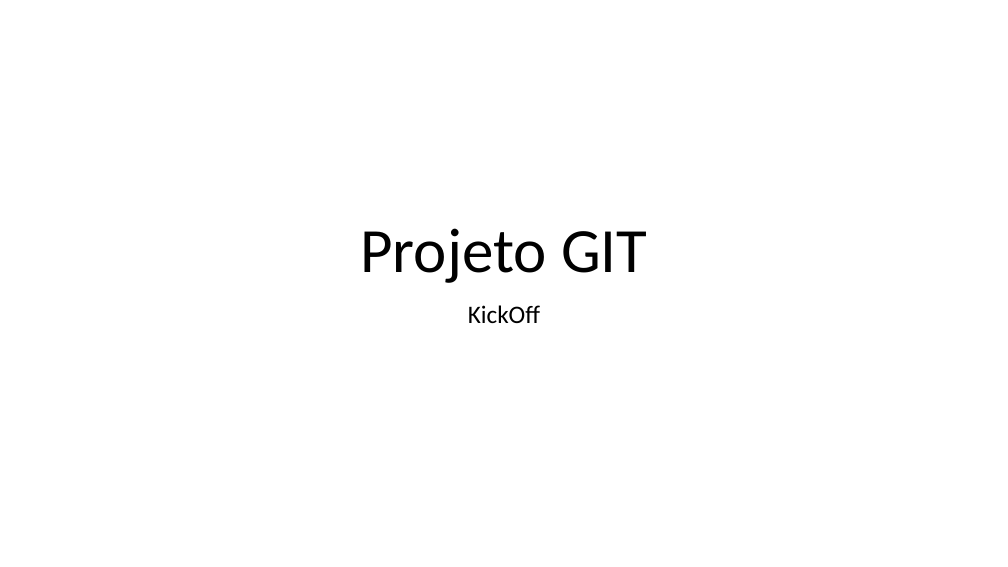
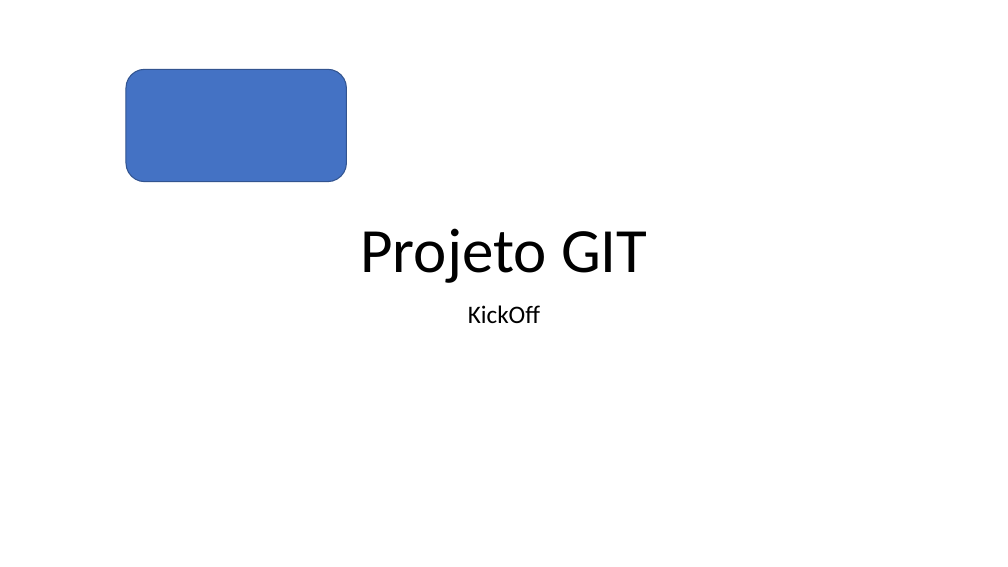
Before and after one commit to giovanna-tavares/3SIPG-ExemploGit-2024, a slide deck: slide 1 of PastaDocsEngenharia/Projeto GIT.pptx. Drawn at 1008x567 pixels with LibreOffice and Linux fonts; fonts in the diff are those of the drawing. Boxes give left, top, right and bottom in pixels: in the first picture for what was removed or moved away, otherwise in the second. Text is boxed around its words. In the diff, an @@ line names an element or a change of style, - is before the commit and + after.

Commit message:
Versão final do documento de KickOff

```diff
--- a/PastaDocsEngenharia/Projeto GIT.pptx
+++ b/PastaDocsEngenharia/Projeto GIT.pptx
@@ rounded rectangle added at (x1=126, y1=70, x2=347, y2=182), fill #4472C4, outline #325491 1 pt @@
```
